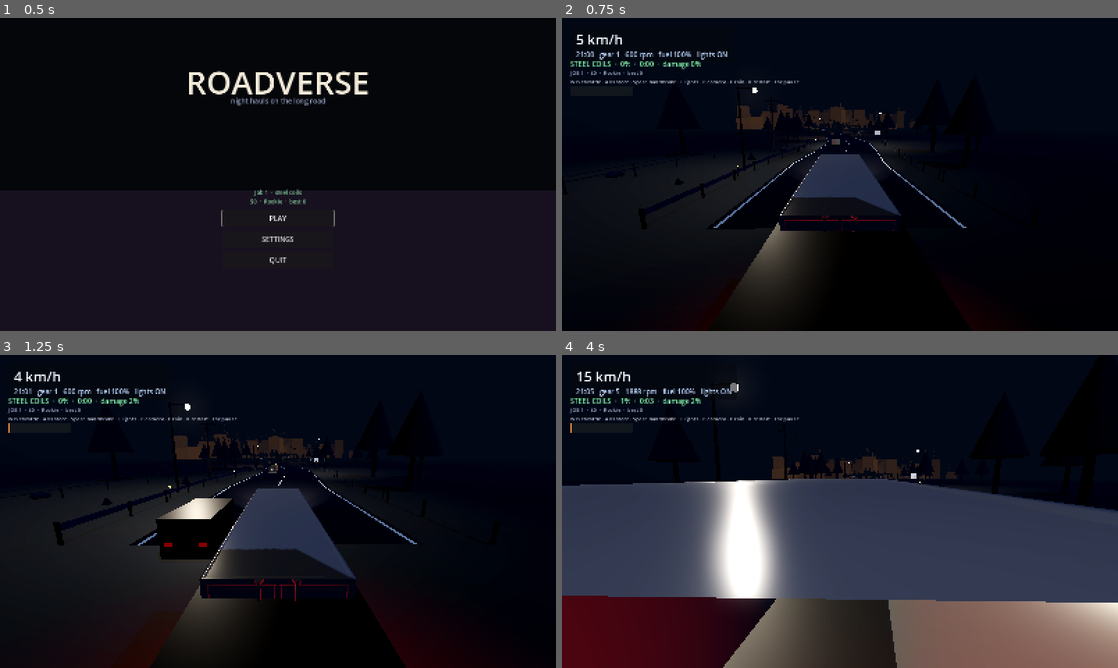
Above: before the commit, frames 1-4 (two rows, left to right).
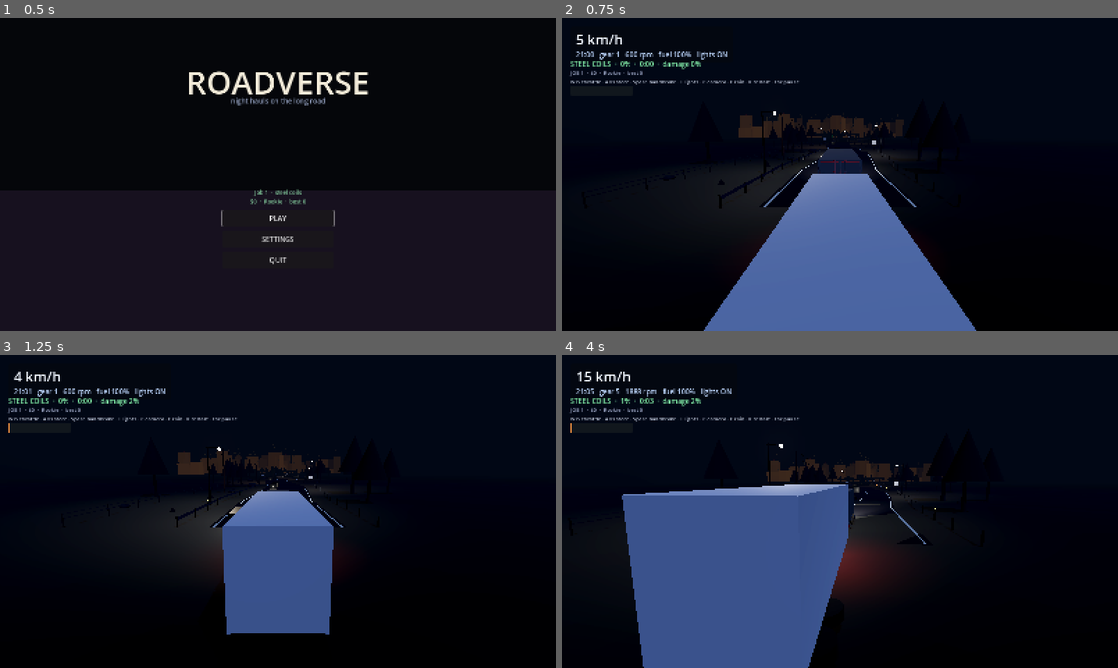
Above: after the commit, the same moments.

Repository: abbasTtBoy1235/Roadverse-Godot
Game: Godot game, scene res://scenes/menu.tscn
The game is run twice, just before and just after one commit, with the same random seed, the same clock (stepped at 60 frames per second) and the same inputs.
Inputs (mouse positions are in pixels of both pictures, inside the frame that each line leads up to):
- Up to frame 1 (0.5 s): no input
- Up to frame 2 (0.75 s): click "PLAY" at 0.5 s
- Up to frame 3 (1.25 s): no input
- Up to frame 4 (4 s): tap Enter (rv_next_job) at 1.25, 2.1 s; move the mouse to (867, 511) at 1.27 s; hold E (rv_shift_up) from 1.28 s (still down); right-click (867, 511) at 1.35 s; move the mouse to (812, 511) at 2.02 s; move the mouse to (851, 505) at 2.77 s; hold W (rv_throttle) 2.78-3.53 s; move the mouse to (834, 517) at 3.52 s; tap C (rv_toggle_camera) at 3.6 s

Frame 1 is identical in both runs. In frame 2, 18% of the frame differs, in the area x 15-75%, y 22-100%; in frame 3, 19%; in frame 4, 59%, in the area x 0-100%, y 8-100%.

Commit message:
fix(truck): wheels on the road, trailer grounded, camera out of the cargo box
Three defects from the first screenshots of the fitted model:

1. The model's wheels were buried 1.16 m in the road. _axle_centres()
   initialised its height accumulator to 0.0 and combined it with maxf(),
   so a model whose wheel centres are all below its origin (this export's
   origin sits 2.29 m underground) reported a height of 0 and the whole
   mesh was dropped by that error. Wheel centres now land exactly on the
   physics anchors (y 0.70, front axle z -3.00) and the tyre bottoms sit
   at y 0.01 once the suspension settles. Only the left front wheel
   steered, because classification compared against the anchor z -3.0
   while the right wheel sits at -2.99; it now uses the model's own
   frontmost axle. wheel_report also went blind after adoption (adopted
   wheels live on pivots next to the model root), so cluster/bounds
   searches now start at the socket.

2. The trailer floated ~0.7 m in the air. Its origin was snapped to the
   hitch, whose y is bumper height, while its geometry is built with the
   wheels on y=0. The hitch target now keeps the hitch's x/z and the
   road's y. Trailer registers in the rv_trailer group and publishes
   rear_point().

3. The chase camera could end up under the road (orbit pitch allowed
   0.95 rad, ~4 m below the ground plane) and at rest it sat inside the
   trailer's cargo box, which made the trailer look detached. Pitch is
   capped at 0.42 rad, the camera has a hard floor at 0.5 m, and its
   follow distance now extends behind the trailer's back end. The
   cockpit seat is derived from the fitted mesh instead of sitting
   inside the cargo box.

Also removes two orphaned probe .uid files left over from the model
fitting probes.

Tests: drive suite asserts wheel-centre height, tyre clearance, both
front wheels steering and trailer ground contact; camera-follow asserts
the camera never goes under the road and stays behind the trailer.
374 checks in total.

Diff:
--- a/scripts/camera/camera_orbit.gd
+++ b/scripts/camera/camera_orbit.gd
@@ -4,7 +4,10 @@
 ## recentring. No nodes involved, so it is unit tested in tests/test_camera_orbit.gd.
 
 const MIN_PITCH := -0.30
-const MAX_PITCH := 0.95
+## Positive pitch swings the camera *down* towards the road. At the old 0.95 rad
+## limit the camera ended up ~4 m under the ground plane, looking up at the
+## underside of the truck; 0.42 keeps a low dramatic angle without burying it.
+const MAX_PITCH := 0.42
 const MIN_ZOOM := 0.55
 const MAX_ZOOM := 1.70
 
--- a/scripts/camera/chase_camera.gd
+++ b/scripts/camera/chase_camera.gd
@@ -16,6 +16,10 @@
 @export var auto_recentre_delay := 1.2
 ## If the camera ever falls further behind than this, snap instead of easing.
 @export var snap_distance := 45.0
+## The camera may never dip below this height, whatever the orbit asks for.
+@export var min_camera_height := 0.5
+## Clearance kept behind the trailer's back end when one is attached.
+@export var trailer_clearance := 4.0
 @export var shake_strength := 0.09
 @export var impact_shake_threshold := 4.0
 
@@ -29,6 +33,7 @@
 var orbit := CameraOrbit.new()
 
 var _target: Node3D
+var _trailer: Node3D
 var _since_look := 999.0
 
 
@@ -37,6 +42,17 @@
 
 	if _target == null:
 		push_warning("ChaseCamera: target_path is not set, camera will not follow anything.")
+	else:
+		# With a real model fitted, the placeholder's seat position is inside the
+		# cargo box. Derive the seat from the fitted mesh instead.
+		var socket := _target.get_node_or_null("TruckModel") as TruckModel
+
+		if socket != null and socket.has_model:
+			cockpit_offset = Vector3(
+				0.0,
+				clampf(socket.model_height * 0.55, 1.4, 2.2),
+				socket.model_front_z + 1.1
+			)
 
 	capture_mouse()
 
@@ -110,6 +126,15 @@
 		follow_distance *= 0.55
 		follow_height *= 0.75
 
+	# An attached trailer is part of the rig: the camera has to sit behind its
+	# back end, or it ends up inside the cargo box (near plane inside the mesh,
+	# backfaces culled, trailer looking detached and floating).
+	var rear := _rig_rear_z()
+
+	if rear > 0.0:
+		follow_distance = maxf(follow_distance, rear + trailer_clearance)
+		follow_height += maxf(0.0, follow_distance - distance) * 0.12
+
 	# The truck's heading gives the base orientation; yaw and pitch ride on top.
 	var base := Basis(Vector3.UP, _target.global_rotation.y)
 	var view := base * Basis(Vector3.UP, orbit.yaw) * Basis(Vector3.RIGHT, orbit.pitch)
@@ -121,6 +146,8 @@
 		global_position = desired
 	else:
 		global_position = global_position.lerp(desired, weight)
+
+	global_position.y = maxf(global_position.y, min_camera_height)
 
 	# A knocked rig shakes the camera: a decaying wobble on both axes.
 	if _shake > 0.001:
@@ -134,6 +161,20 @@
 	look_at(_target.global_position + Vector3.UP * look_height, Vector3.UP)
 
 
+## Back end of the whole rig in the target's local space (+Z is backwards), or
+## 0 when no trailer is attached. Looked up lazily: the trailer registers itself
+## in a group, and it may not have run _ready yet when this camera does.
+func _rig_rear_z() -> float:
+	if _trailer == null:
+		_trailer = get_tree().get_first_node_in_group("rv_trailer")
+
+	if _trailer == null or not bool(_trailer.get("attached")) or not _trailer.has_method("rear_point"):
+		return 0.0
+
+	var rear_world: Vector3 = _trailer.call("rear_point")
+	return (_target.global_transform.affine_inverse() * rear_world).z
+
+
 func _sensitivity() -> float:
 	if Settings == null:
 		return 0.12
--- a/scripts/vehicle/trailer.gd
+++ b/scripts/vehicle/trailer.gd
@@ -15,6 +15,9 @@
 @export var deck_height := 1.1
 @export var wheelbase := 7.4
 @export var cargo_color := Color(0.72, 0.74, 0.78)
+## The road plane. The trailer's own geometry is built with its wheels on y=0,
+## so its origin belongs here, not up at bumper height.
+@export var ground_height := 0.0
 
 var trailer_yaw := 0.0
 var wheels: Array[MeshInstance3D] = []
@@ -25,6 +28,7 @@
 
 
 func _ready() -> void:
+	add_to_group("rv_trailer")
 	_truck = get_node_or_null(truck_path) as TruckController
 
 	if _truck == null:
@@ -132,9 +136,17 @@
 		wheel.rotation.z -= spin
 
 
+## Where this node has to sit: on the hitch in x/z, on the road in y. Putting the
+## origin at the hitch's height left the whole trailer floating ~0.7 m up, wheels
+## dangling, because everything below the origin assumes it rests on the ground.
+func _hitch_target() -> Vector3:
+	var hitch := _truck.global_transform * hitch_offset
+	hitch.y = ground_height
+	return hitch
+
+
 func _snap_to_hitch() -> void:
-	var hitch := _truck.global_transform * hitch_offset
-	global_transform = Transform3D(Basis(Vector3.UP, trailer_yaw), hitch)
+	global_transform = Transform3D(Basis(Vector3.UP, trailer_yaw), _hitch_target())
 
 
 ## Test hook: how far the hitch has drifted from the truck, in metres.
@@ -142,7 +154,7 @@
 	if _truck == null:
 		return INF
 
-	return (global_position - _truck.global_transform * hitch_offset).length()
+	return (global_position - _hitch_target()).length()
 
 
 ## Test hook: angle between the tractor and the trailer, in degrees.
@@ -153,6 +165,12 @@
 	return rad_to_deg(absf(angle_difference(trailer_yaw, _truck.global_rotation.y)))
 
 
+## World position of the trailer's back end. The chase camera uses it to stay
+## behind the whole rig instead of inside the cargo box.
+func rear_point() -> Vector3:
+	return global_transform * Vector3(0.0, 0.0, trailer_length)
+
+
 ## Test hook: how tight a corner the rig is currently in.
 func jackknifed() -> bool:
 	return articulation_degrees() > 75.0
--- a/scripts/vehicle/truck_model.gd
+++ b/scripts/vehicle/truck_model.gd
@@ -6,9 +6,9 @@
 ##   1. scales it to a real width,
 ##   2. turns it the right way round (GLB trucks are usually modelled facing +Z),
 ##   3. drops it on the ground and centres it,
-##   4. moves the four `VehicleWheel3D` anchors onto the model's own axles, takes
-##      its wheel radius, and hangs the real wheel meshes on the spin pivots so
-##      they steer and roll,
+##   4. leaves the four `VehicleWheel3D` anchors exactly where the handling was
+##      tuned for (Godot re-applies their scene transforms anyway) and hangs the
+##      model's own wheel meshes on pivots that steer and roll,
 ##   5. resizes the chassis collider to the mesh.
 ##
 ## With no file present the procedural truck is used and nothing changes.
@@ -171,7 +171,7 @@
 
 	var front := INF
 	var rear := -INF
-	var height := 0.0
+	var height := -INF
 
 	for cluster in clusters:
 		var centre: Vector3 = cluster["centre"]
@@ -245,7 +245,7 @@
 	var first := true
 	var inverse := global_transform.affine_inverse()
 
-	for node in _descendants(_model_root):
+	for node in _descendants(self):
 		var instance := node as MeshInstance3D
 
 		if instance == null or instance.mesh == null:
@@ -271,8 +271,10 @@
 		return
 
 	var visuals := _truck.get_node_or_null("WheelVisuals") as WheelVisuals
-	var anchors := _anchor_reference()
-	var mid := anchors.z
+
+	var front_z := INF
+	for cluster in clusters:
+		front_z = minf(front_z, (cluster["centre"] as Vector3).z)
 
 	for cluster in clusters:
 		var centre: Vector3 = cluster["centre"]
@@ -300,7 +302,7 @@
 		model_wheels.append(String(group.name))
 
 		if visuals != null:
-			visuals.register_model_wheel(pivot, centre.z < mid)
+			visuals.register_model_wheel(pivot, centre.z <= front_z + 0.6)
 
 
 ## Groups every wheel-ish node into wheels: a tyre and its rim are one wheel.
@@ -310,7 +312,7 @@
 	var hint := wheel_name_hint.to_lower()
 	var clusters: Array[Dictionary] = []
 
-	for node in _descendants(_model_root):
+	for node in _descendants(self):
 		if not String(node.name).to_lower().contains(hint):
 			continue
 
--- a/scripts/vehicle/wheel_visuals.gd
+++ b/scripts/vehicle/wheel_visuals.gd
@@ -43,6 +43,15 @@
 
 func model_wheel_count() -> int:
 	return _extra.size()
+
+
+## Test hook: how many of the model's wheels take the steering angle.
+func model_steering_count() -> int:
+	var count := 0
+	for wheel in _extra:
+		if bool(wheel["steers"]):
+			count += 1
+	return count
 
 
 func _physics_process(delta: float) -> void:
--- a/tests/camera_follow.gd
+++ b/tests/camera_follow.gd
@@ -18,6 +18,7 @@
 var _start_camera := Vector3.ZERO
 var _min_gap := 9999.0
 var _max_gap := 0.0
+var _min_camera_y := 9999.0
 var _failures := 0
 
 
@@ -41,6 +42,7 @@
 	var gap := _truck.global_position.distance_to(_camera.global_position)
 	_min_gap = minf(_min_gap, gap)
 	_max_gap = maxf(_max_gap, gap)
+	_min_camera_y = minf(_min_camera_y, _camera.global_position.y)
 
 	if _elapsed >= DRIVE_SECONDS:
 		Input.action_release("rv_throttle")
@@ -66,6 +68,17 @@
 	forward.y = 0.0
 	_check(behind.normalized().dot(forward.normalized()) < -0.5, "the camera stays behind the truck")
 
+	# Regression (user screenshot, 2026-11-12): orbiting down put the camera under
+	# the road, and at rest it sat inside the trailer's cargo box.
+	_check(_min_camera_y > 0.4, "the camera never goes under the road (min y %.2f)" % _min_camera_y)
+
+	var trailer := _game.get_node_or_null("Trailer") as Trailer
+
+	if trailer != null:
+		var camera_local := (_truck as Node3D).global_transform.affine_inverse() * _camera.global_position
+		var rear_local := (_truck as Node3D).global_transform.affine_inverse() * trailer.rear_point()
+		_check(camera_local.z > rear_local.z, "the camera stays behind the trailer (z %.1f > %.1f)" % [camera_local.z, rear_local.z])
+
 	if _failures == 0:
 		print("[follow] PASS")
 		get_tree().quit(0)
--- a/tests/drive_state.gd
+++ b/tests/drive_state.gd
@@ -349,6 +349,21 @@
 
 	if visuals != null:
 		_check(visuals.model_wheel_count() >= 4, "the model's wheels are driven (%d)" % visuals.model_wheel_count())
+		_check(visuals.model_steering_count() == 2, "both front wheels steer (%d)" % visuals.model_steering_count())
+
+	# Regression (user screenshot, 2026-11-12): the fitted wheels sat 1.16 m too
+	# low, buried in the road. Their centres must sit on the physics anchors.
+	var wheel_heights_ok := true
+	var wheel_bottom := INF
+
+	for entry in socket.wheel_report():
+		if absf(float(entry["y"]) - 0.7) > 0.15:
+			wheel_heights_ok = false
+		wheel_bottom = minf(wheel_bottom, float(entry["y"]) - float(entry["radius"]))
+
+	_check(socket.wheel_report().size() >= 4, "the wheel report finds the wheels (%d)" % socket.wheel_report().size())
+	_check(wheel_heights_ok, "the model's wheel centres sit on the wheel anchors")
+	_check(wheel_bottom > -0.12, "the model's wheels are not buried in the road (bottom %.2f)" % wheel_bottom)
 
 	_check(not (_truck.get_node("WheelFL/Spin/Visual") as Node3D).visible, "the primitive wheels are hidden")
 
@@ -356,6 +371,7 @@
 
 	if trailer != null:
 		_check(trailer.hitch_offset.z > 4.4, "the trailer hangs off the real rear end (z %.2f)" % trailer.hitch_offset.z)
+		_check(absf(trailer.global_position.y) < 0.2, "the trailer sits on the ground, not floating (y %.2f)" % trailer.global_position.y)
 
 
 func _finish() -> void:
Not shown, removed: tests/_model_probe.gd.uid
Not shown, removed: tests/_probe_model.gd.uid
